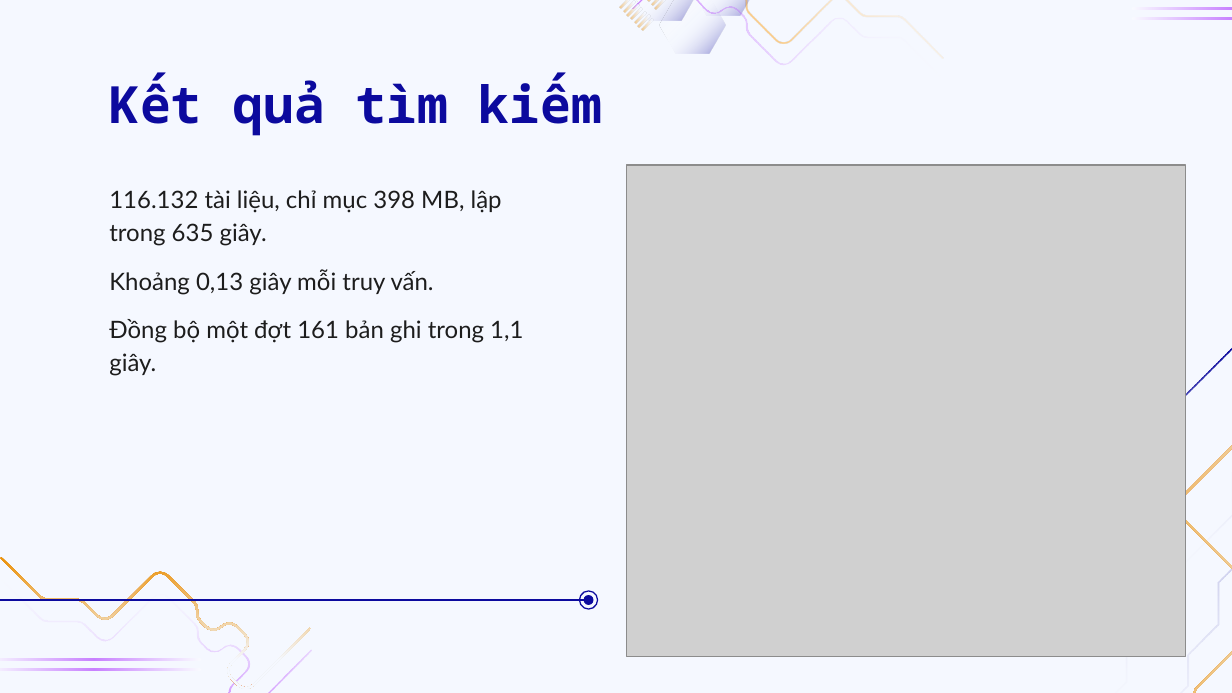
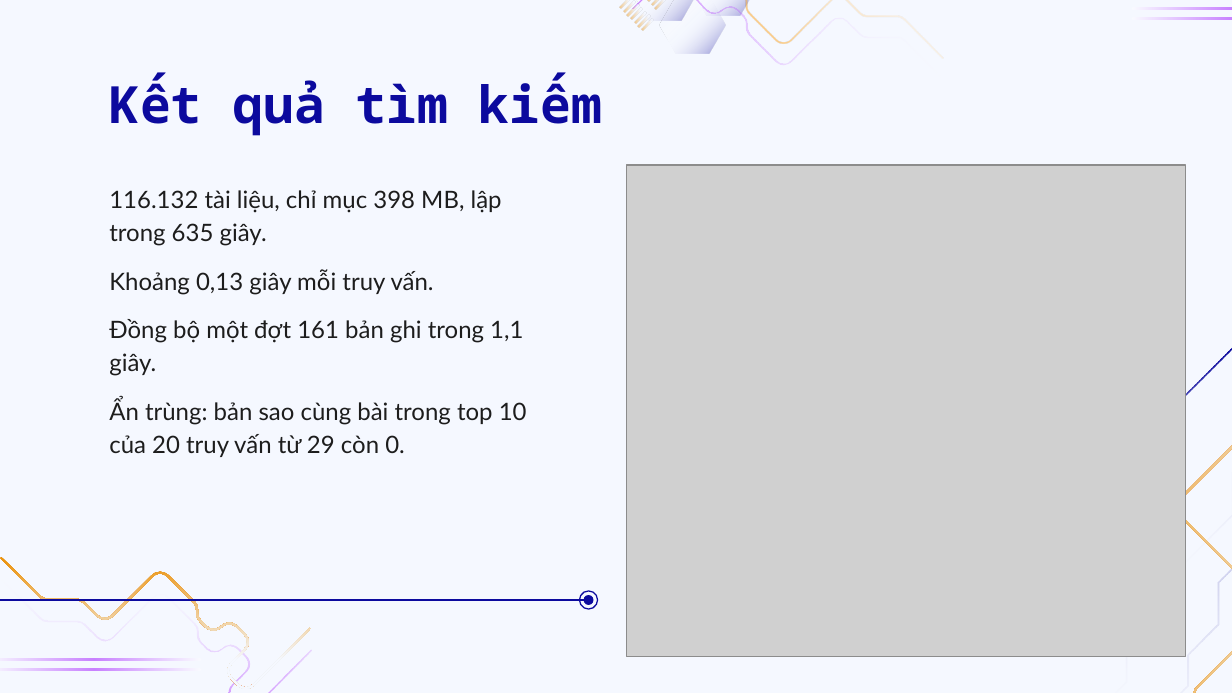
Before and after one commit to doanan293/WebCorpusPipeline, a slide deck: slide 23 of docs/presentation/BAT-thu-thap-boc-tach-tim-kiem.pptx (slide 22 before the commit). Drawn at 1232x693 pixels with LibreOffice and Linux fonts; fonts in the diff are those of the drawing; grey boxes stand for pictures; background and template pictures are left out. Boxes give left, top, right and bottom in pixels: in the first picture for what was removed or moved away, otherwise in the second. Text is boxed around its words. In the diff, an @@ line names an element or a change of style, - is before the commit and + after.

```diff
--- a/docs/presentation/BAT-thu-thap-boc-tach-tim-kiem.pptx
+++ b/docs/presentation/BAT-thu-thap-boc-tach-tim-kiem.pptx
@@ subtitle at bbox=[109, 399, 527, 457]: paragraph added @@
+Ẩn trùng: bản sao cùng bài trong top 10 của 20 truy vấn từ 29 còn 0.
```
Also in this commit, not shown: 2 other slides changed, 1 slide added, 7 other files.
